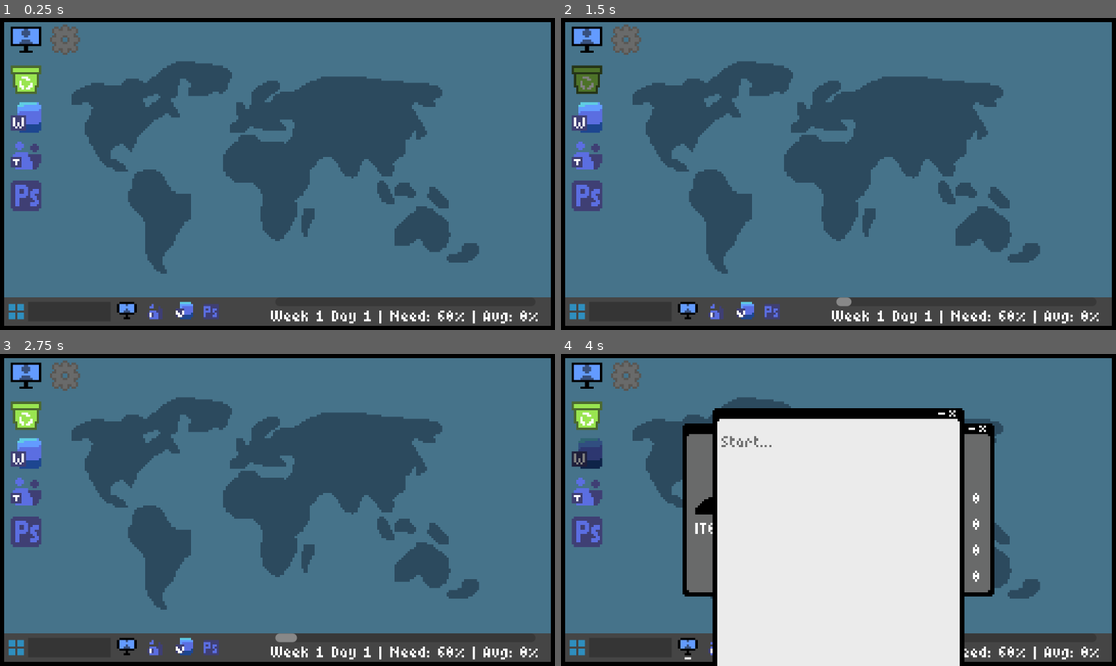
Above: before the commit, frames 1-4 (two rows, left to right).
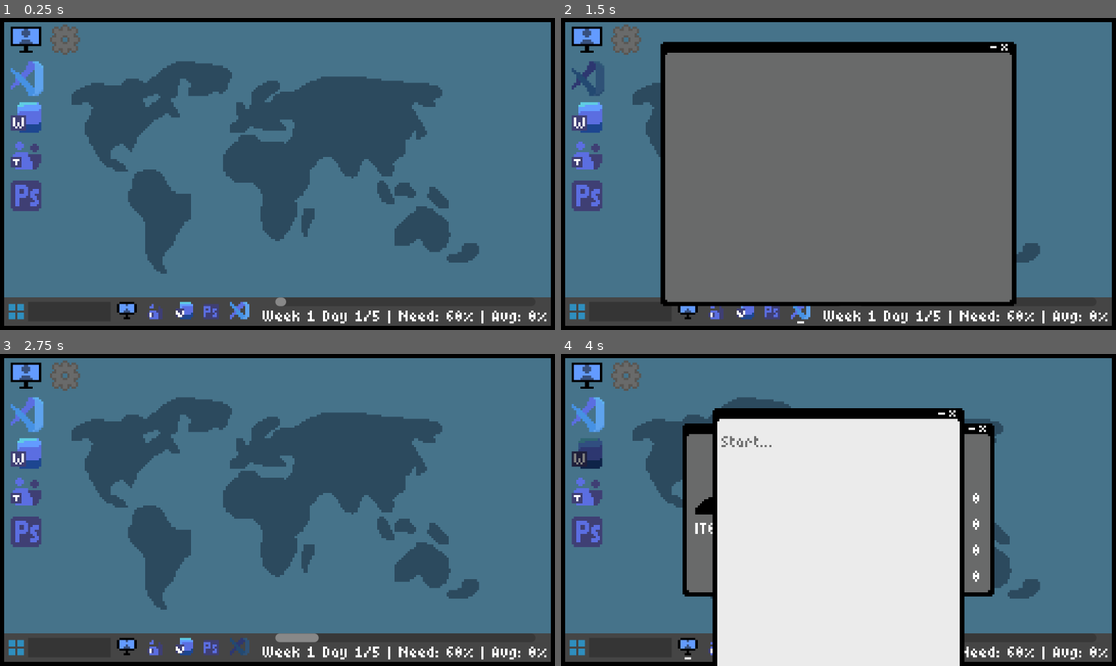
Above: after the commit, the same moments.

Repository: wonderdip/iTec-GameJam
Game: Godot game, scene res://Scenes/desktop.tscn
The game is run twice, just before and just after one commit, with the same random seed, the same clock (stepped at 60 frames per second) and the same inputs.
Inputs (mouse positions are in pixels of both pictures, inside the frame that each line leads up to):
- Up to frame 1 (0.25 s): no input
- Up to frame 2 (1.5 s): click (588, 77) at 0.52 s; click (588, 77) at 1.27 s
- Up to frame 3 (2.75 s): click (238, 647) at 2.02 s
- Up to frame 4 (4 s): click (588, 375) at 2.75 s; click (588, 453) at 3.5 s

The runs differ from the first frame. In frame 1, 1.5% of the frame differs, in the area x 1-99%, y 13-98%; in frame 2, 56%, in the area x 1-99%, y 7-98%; in frame 3, 1.6%; in frame 4, 0.9%.
Error before the commit: Invalid access to property or key 'app_name' on a base object of type 'Nil'. (res://Scripts/global.gd:54)
Error after the commit: Cannot call method 'get_parent_control' on a null value. (res://Scripts/window_dragger.gd:10)

Commit message:
started on vscode

Diff:
--- /dev/null
+++ b/Apps/vscode.tres
@@ -0,0 +1,10 @@
+[gd_resource type="Resource" script_class="AppData" load_steps=3 format=3 uid="uid://cecukkswaxkge"]
+
+[ext_resource type="Script" uid="uid://ys1jjv8qbfd8" path="res://Scripts/app_data.gd" id="1_25w0p"]
+[ext_resource type="PackedScene" uid="uid://bl18innm4aqkg" path="res://Scenes/vs_code.tscn" id="1_kf1qx"]
+
+[resource]
+script = ExtResource("1_25w0p")
+app_name = "VSCode"
+app_scene = ExtResource("1_kf1qx")
+metadata/_custom_type_script = "uid://ys1jjv8qbfd8"
--- a/Scenes/desktop.tscn
+++ b/Scenes/desktop.tscn
@@ -1,14 +1,15 @@
-[gd_scene load_steps=22 format=3 uid="uid://u7tonldcdrrn"]
+[gd_scene load_steps=24 format=3 uid="uid://u7tonldcdrrn"]
 
 [ext_resource type="Texture2D" uid="uid://ql1efarbwpxw" path="res://Assets/desktop.png" id="1_hjcrg"]
 [ext_resource type="Script" uid="uid://dt2afrp87y60c" path="res://Scripts/desktop.gd" id="1_wg1g7"]
 [ext_resource type="Texture2D" uid="uid://bh6ks6410hnqj" path="res://Assets/icons/pc.png" id="2_wmsow"]
 [ext_resource type="Script" uid="uid://dbcypsrwmp666" path="res://Scripts/desktop_button.gd" id="3_670jt"]
-[ext_resource type="Texture2D" uid="uid://oae7k74ebblw" path="res://Assets/icons/trash.png" id="3_mcvbk"]
 [ext_resource type="Resource" uid="uid://bfs0covscv5xe" path="res://Apps/stats.tres" id="4_ghx37"]
 [ext_resource type="Texture2D" uid="uid://cq6p2grvg62xl" path="res://Assets/icons/word.png" id="6_4j8fu"]
 [ext_resource type="Texture2D" uid="uid://b81j7iugdvdx8" path="res://Assets/icons/teams.png" id="6_uegd8"]
+[ext_resource type="Texture2D" uid="uid://cnneavxiqjqm2" path="res://Assets/icons/vscode.png" id="6_wg1g7"]
 [ext_resource type="Resource" uid="uid://cl7dvc4rnu4x5" path="res://Apps/teams.tres" id="7_1djlj"]
+[ext_resource type="Resource" uid="uid://cecukkswaxkge" path="res://Apps/vscode.tres" id="7_b55dp"]
 [ext_resource type="Texture2D" uid="uid://cseqji6dau67t" path="res://Assets/icons/photoshop.png" id="7_fy7rl"]
 [ext_resource type="Texture2D" uid="uid://cpthdw5a5sxa6" path="res://Assets/icons/settings.png" id="8_m3b6i"]
 [ext_resource type="Resource" uid="uid://c2rn0inmwdp0j" path="res://Apps/photoshop.tres" id="10_3ic4u"]
@@ -20,6 +21,7 @@
 [ext_resource type="Texture2D" uid="uid://dp5425hj1fhu6" path="res://Assets/minimize.png" id="14_j7wpw"]
 [ext_resource type="Texture2D" uid="uid://bn8spbtnped4e" path="res://Assets/icons/MiniWord.png" id="15_4j8fu"]
 [ext_resource type="Theme" uid="uid://bgvcpnl7jyrfv" path="res://default.tres" id="19_pfbb1"]
+[ext_resource type="Texture2D" uid="uid://dlw3wokfta4wa" path="res://Assets/icons/miniVscode.png" id="19_qpnbv"]
 [ext_resource type="FontFile" uid="uid://cfoorayyo12e" path="res://fonts/6px-Normal.ttf" id="20_wg1g7"]
 
 [node name="Desktop" type="Control"]
@@ -56,10 +58,11 @@
 app_data = ExtResource("4_ghx37")
 metadata/_custom_type_script = "uid://dbcypsrwmp666"
 
-[node name="Trash" type="TextureButton" parent="HBoxContainer/ColumnOne"]
+[node name="VSCode" type="TextureButton" parent="HBoxContainer/ColumnOne"]
 layout_mode = 2
-texture_normal = ExtResource("3_mcvbk")
+texture_normal = ExtResource("6_wg1g7")
 script = ExtResource("3_670jt")
+app_data = ExtResource("7_b55dp")
 metadata/_custom_type_script = "uid://dbcypsrwmp666"
 
 [node name="Word" type="TextureButton" parent="HBoxContainer/ColumnOne"]
@@ -131,6 +134,14 @@
 taskbar_indicator = NodePath("../../TaskBarIndicator4")
 metadata/_custom_type_script = "uid://cg8hx0fp6bghy"
 
+[node name="MiniVSCode" type="TextureButton" parent="TaskBar" node_paths=PackedStringArray("taskbar_indicator")]
+layout_mode = 2
+texture_normal = ExtResource("19_qpnbv")
+script = ExtResource("11_1djlj")
+app_data = ExtResource("7_b55dp")
+taskbar_indicator = NodePath("../../TaskBarIndicator5")
+metadata/_custom_type_script = "uid://cg8hx0fp6bghy"
+
 [node name="TaskBarIndicator" type="Sprite2D" parent="."]
 position = Vector2(59, 141)
 texture = ExtResource("14_j7wpw")
@@ -145,6 +156,10 @@
 
 [node name="TaskBarIndicator4" type="Sprite2D" parent="."]
 position = Vector2(98, 141)
+texture = ExtResource("14_j7wpw")
+
+[node name="TaskBarIndicator5" type="Sprite2D" parent="."]
+position = Vector2(111, 141)
 texture = ExtResource("14_j7wpw")
 
 [node name="VBoxContainer" type="VBoxContainer" parent="."]
--- /dev/null
+++ b/Scenes/vs_code.tscn
@@ -0,0 +1,34 @@
+[gd_scene load_steps=5 format=3 uid="uid://bl18innm4aqkg"]
+
+[ext_resource type="Script" uid="uid://dqenx3ahqvyhy" path="res://Scripts/application.gd" id="1_cbq72"]
+[ext_resource type="Theme" uid="uid://bgvcpnl7jyrfv" path="res://default.tres" id="2_fcmys"]
+[ext_resource type="PackedScene" uid="uid://dx4f5oy7b7uld" path="res://Scenes/window_dragger.tscn" id="3_fho1d"]
+[ext_resource type="PackedScene" uid="uid://c4oy47oc4klsf" path="res://Scenes/titlebar_buttons.tscn" id="4_iv8bq"]
+
+[node name="VSCode" type="Control"]
+layout_mode = 3
+anchors_preset = 0
+script = ExtResource("1_cbq72")
+metadata/_custom_type_script = "uid://dqenx3ahqvyhy"
+
+[node name="Panel" type="Panel" parent="."]
+layout_mode = 0
+offset_left = -82.0
+offset_top = -61.0
+offset_right = 82.0
+offset_bottom = 61.0
+theme = ExtResource("2_fcmys")
+
+[node name="WindowDragger" parent="." instance=ExtResource("3_fho1d")]
+layout_mode = 0
+offset_left = -79.0
+offset_top = -61.0
+offset_right = 68.0
+offset_bottom = -56.0
+
+[node name="TitleBarButtons" parent="." instance=ExtResource("4_iv8bq")]
+layout_mode = 0
+offset_left = 70.0
+offset_top = -60.0
+offset_right = 79.0
+offset_bottom = -56.0
--- a/Scripts/desktop.gd
+++ b/Scripts/desktop.gd
@@ -11,7 +11,7 @@
 
 func _update_label() -> void:
 	week_label.text = ("Week " + str(Global.current_week)
-					  + " Day " + str(Global.current_day)
+					  + " Day " + str(Global.current_day) +"/" + str(Global.days_per_week)
 					  + " | Need: " + str(int(Global.get_required_average()))
 					  + "% | Avg: " + str(roundi(Global.current_average)) + "%")
 
--- a/Scripts/global.gd
+++ b/Scripts/global.gd
@@ -14,7 +14,7 @@
 var current_week: int = 1
 var current_day: int = 1
 var days_per_week: int = 5
-var day_duration: float = 60.0  # 60 seconds = 1 day (5 min per day)
+var day_duration: float = 20.0  # 60 seconds = 1 day (5 min per day)
 var day_timer: float = 0.0
 var week_failed: bool = false
 
--- a/Teachers/nadeau.tres
+++ b/Teachers/nadeau.tres
@@ -2,7 +2,7 @@
 
 [ext_resource type="Script" uid="uid://dw5suxgavsn1y" path="res://Scripts/teacher_data.gd" id="1_h2is8"]
 [ext_resource type="Script" uid="uid://bvvmgegkc1ik6" path="res://Scripts/assignment_data.gd" id="1_i6orl"]
-[ext_resource type="Resource" uid="uid://bfs0covscv5xe" path="res://Apps/stats.tres" id="2_p2t7i"]
+[ext_resource type="Resource" uid="uid://cecukkswaxkge" path="res://Apps/vscode.tres" id="3_i6orl"]
 
 [sub_resource type="Resource" id="Resource_civwu"]
 script = ExtResource("1_i6orl")
@@ -13,6 +13,6 @@
 [resource]
 script = ExtResource("1_h2is8")
 name = "Mr. Nadeau"
-specialty = ExtResource("2_p2t7i")
+specialty = ExtResource("3_i6orl")
 assignments = Array[ExtResource("1_i6orl")]([SubResource("Resource_civwu")])
 metadata/_custom_type_script = "uid://dw5suxgavsn1y"
Binary file added: Assets/icons/miniVscode.png
Not shown, added: Assets/icons/miniVscode.png.import
Binary file added: Assets/icons/vscode.png
Not shown, added: Assets/icons/vscode.png.import
